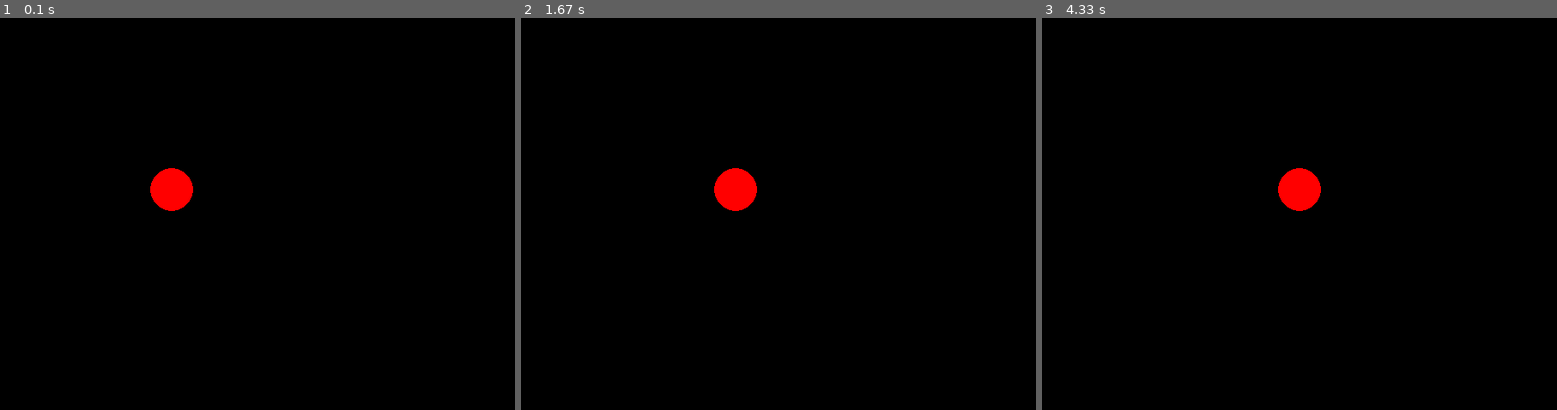
Above: before the commit, frames 1-3 (left to right).
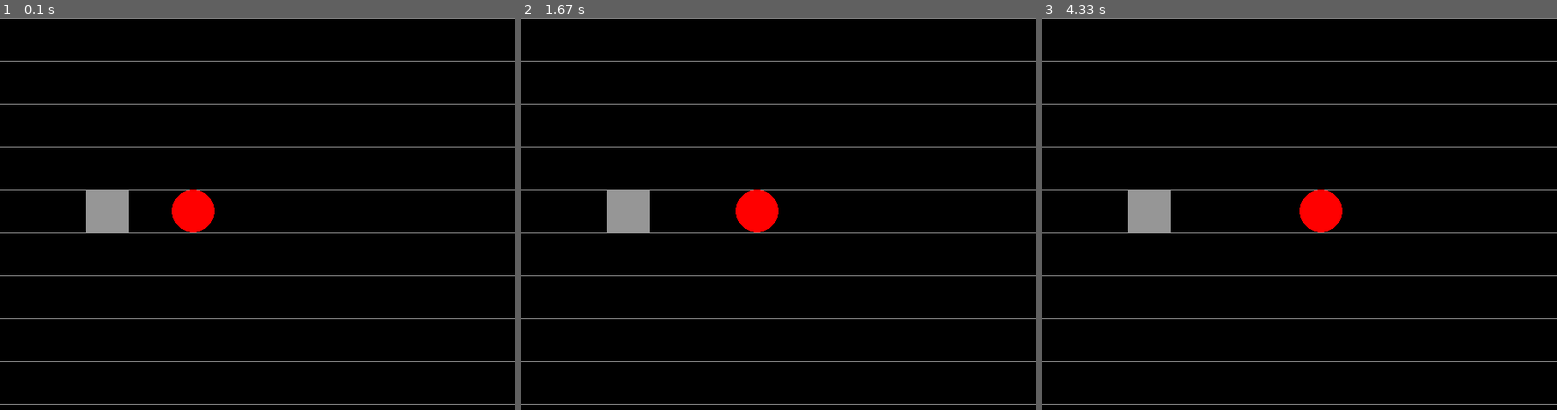
Above: after the commit, the same moments.

Repository: anandology/pygame-workshop
Game: pygame game, started from game4.py
Two runs of this game, one before a commit and one after it. Both use one fixed random seed, a clock stepped at 60 frames per second and the inputs below.
Inputs:
- Up to frame 1 (0.1 s): no input
- Up to frame 2 (1.67 s): hold Right 0.33-0.8 s; hold Right 0.83-1.3 s; hold Left from 1.33 s (still down)
- Up to frame 3 (4.33 s): release Left at 1.87 s; hold Left 1.9-2.3 s; hold Right 2.33-2.97 s; hold Left 3-3.47 s; hold Right 3.5-3.97 s; hold Right from 4 s (still down)

The runs differ from the first frame. In frame 1, 4.2% of the frame differs, in the area x 0-100%, y 0-99%; in frame 2, 4.2%; in frame 3, 4.2%.

Commit message:
Added drawing grid and wall.

Diff:
--- a/game4.py
+++ b/game4.py
@@ -11,6 +11,7 @@
 
 BLACK = 0, 0, 0
 RED = 255, 0, 0
+GRAY = 150, 150, 150
 YELLOW = 255, 255, 0
 r = 25
 
@@ -18,11 +19,21 @@
     center = (x, y)
     pygame.draw.circle(screen, color, center, r)
 
-x = 200
-y = 200
+x = 225
+y = 225
+
+def draw_grid():
+    for y in range(0, h, 50):
+        pygame.draw.line(screen, GRAY, (0, y), (w, y))
+
+def draw_wall():
+    rect = (100, 200, 50, 50)
+    pygame.draw.rect(screen, GRAY, rect)
 
 def paint():
     screen.fill(BLACK)
+    draw_grid()
+    draw_wall()
     draw_ball(x, y, RED)
 
 def bound(x, minvalue, maxvalue):
